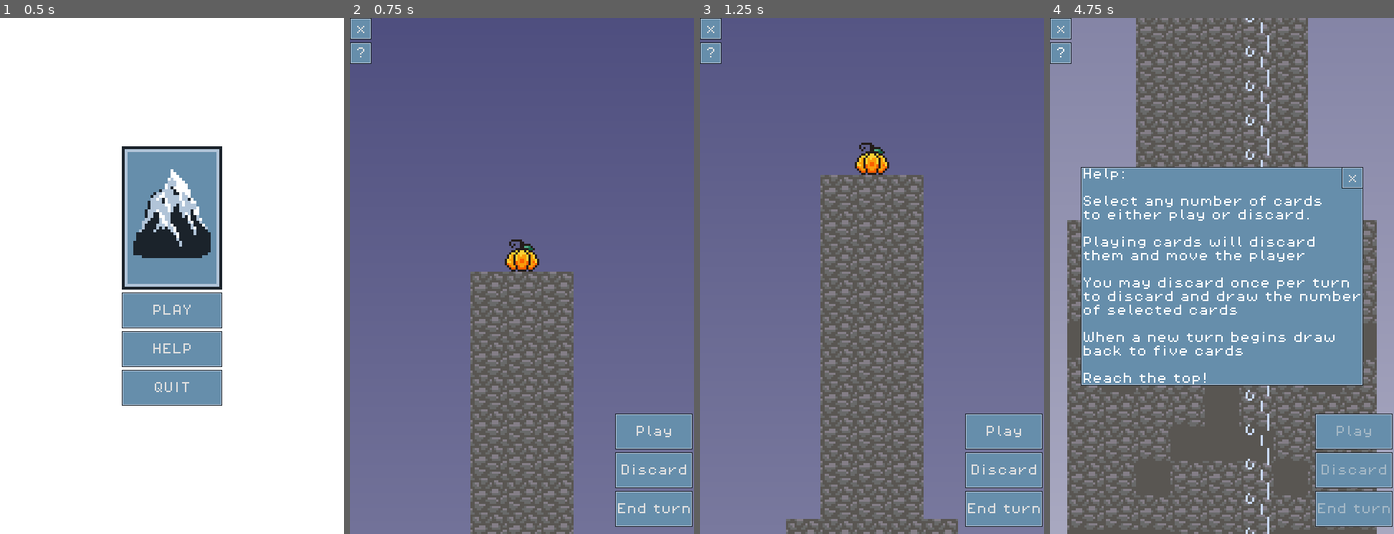
Above: before the commit, frames 1-4 (left to right).
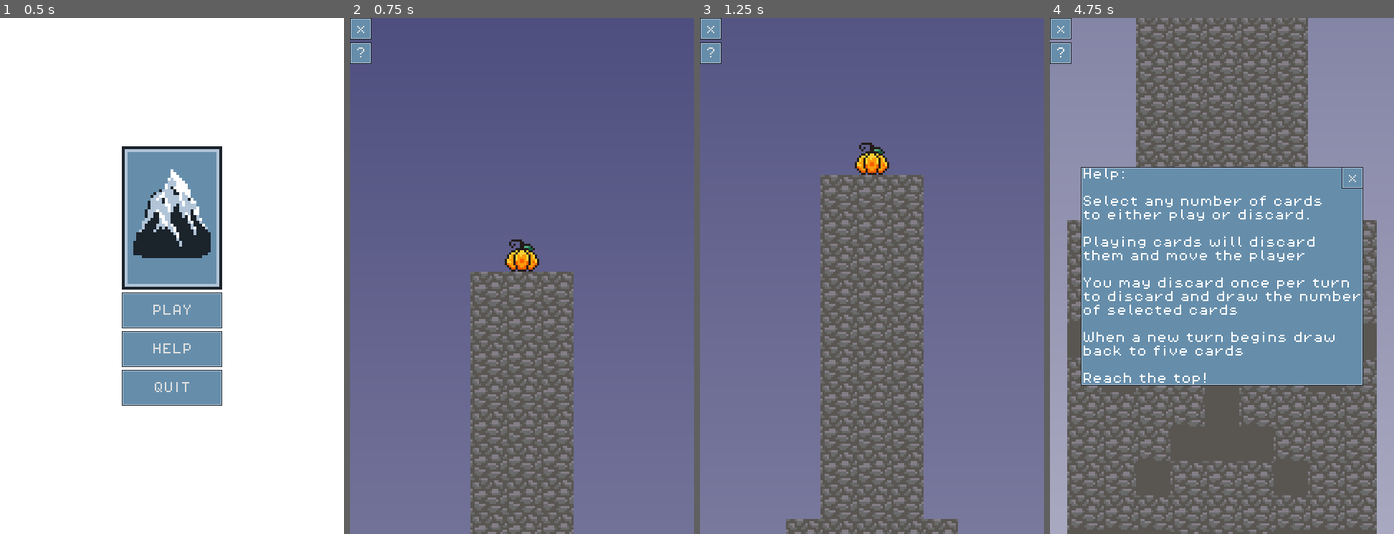
Above: after the commit, the same moments.

Repository: cbouwense/Scale-the-Summit
Game: Godot game, scene res://scenes/main_menu.tscn
Two runs of this game, one before a commit and one after it. Both use one fixed random seed, a clock stepped at 60 frames per second and the inputs below.
Inputs (mouse positions are in pixels of both pictures, inside the frame that each line leads up to):
- Up to frame 1 (0.5 s): no input
- Up to frame 2 (0.75 s): click "PLAY" at 0.5 s
- Up to frame 3 (1.25 s): no input
- Up to frame 4 (4.75 s): click (1352, 472) at 1.25 s, where only the run before the commit has a clickable "Discard"; click (1352, 508) at 2 s, where only the run before the commit has a clickable "End turn"; click "?" at 2.75 s; click "?" at 3.5 s; click "?" at 4.25 s

Frame 1 is identical in both runs. In frame 2, 4.7% of the frame differs, in the area x 77-100%, y 76-99%; in frame 3, 3.2%; in frame 4, 5.1%, in the area x 56-100%, y 0-100%.

Commit message:
Add notifications Disable actions on win or lose

Diff:
--- a/scenes/game.tscn
+++ b/scenes/game.tscn
@@ -459,6 +459,7 @@
 layout_mode = 2
 
 [node name="PlayCards" type="Button" parent="CardManager/MarginContainer/VBoxContainer/MarginContainer/MainStuff/HBoxContainer"]
+visible = false
 custom_minimum_size = Vector2(108, 50)
 layout_mode = 2
 size_flags_horizontal = 4
@@ -469,6 +470,7 @@
 card_manager_path = NodePath("../../../../../..")
 
 [node name="DiscardCards" type="Button" parent="CardManager/MarginContainer/VBoxContainer/MarginContainer/MainStuff/HBoxContainer"]
+visible = false
 custom_minimum_size = Vector2(108, 50)
 layout_mode = 2
 size_flags_horizontal = 4
@@ -479,6 +481,7 @@
 card_manager_path = NodePath("../../../../../..")
 
 [node name="EndTurn" type="Button" parent="CardManager/MarginContainer/VBoxContainer/MarginContainer/MainStuff/HBoxContainer"]
+visible = false
 custom_minimum_size = Vector2(108, 50)
 layout_mode = 2
 size_flags_horizontal = 4
--- /dev/null
+++ b/scenes/notification.tscn
@@ -0,0 +1,25 @@
+[gd_scene load_steps=4 format=3 uid="uid://b34wfeq3omoj5"]
+
+[ext_resource type="Theme" uid="uid://gl5sre36a7ms" path="res://resources/main_theme.tres" id="1_4opjo"]
+[ext_resource type="Script" path="res://scripts/notification.gd" id="2_o2qlb"]
+
+[sub_resource type="StyleBoxEmpty" id="StyleBoxEmpty_u4rry"]
+
+[node name="notification" type="Label"]
+z_index = 5
+anchors_preset = 8
+anchor_left = 0.5
+anchor_top = 0.5
+anchor_right = 0.5
+anchor_bottom = 0.5
+offset_left = -48.0
+offset_top = -17.5
+offset_right = 48.0
+offset_bottom = 17.5
+grow_horizontal = 2
+grow_vertical = 2
+theme = ExtResource("1_4opjo")
+theme_override_styles/normal = SubResource("StyleBoxEmpty_u4rry")
+text = "PAIR!
++1 draw"
+script = ExtResource("2_o2qlb")
--- a/scenes/result_screen.tscn
+++ b/scenes/result_screen.tscn
@@ -1,7 +1,9 @@
-[gd_scene load_steps=3 format=3 uid="uid://b5bn82wgcef3y"]
+[gd_scene load_steps=4 format=3 uid="uid://b5bn82wgcef3y"]
 
 [ext_resource type="Script" path="res://scripts/result_screen.gd" id="1_1bb2i"]
 [ext_resource type="Theme" uid="uid://gl5sre36a7ms" path="res://resources/main_theme.tres" id="2_6cnea"]
+
+[sub_resource type="StyleBoxEmpty" id="StyleBoxEmpty_fd2gi"]
 
 [node name="result_screen" type="Control"]
 z_index = 10
@@ -37,6 +39,7 @@
 layout_mode = 2
 theme = ExtResource("2_6cnea")
 theme_override_font_sizes/font_size = 32
+theme_override_styles/normal = SubResource("StyleBoxEmpty_fd2gi")
 text = "YOU DIED"
 horizontal_alignment = 1
 vertical_alignment = 1
--- a/scripts/card_manager.gd
+++ b/scripts/card_manager.gd
@@ -33,6 +33,7 @@
 @export var selected_card_count: int = 0
 
 @onready var card_scene = preload("res://scenes/card.tscn")
+@onready var notification_scene = preload("res://scenes/notification.tscn")
 
 const avalanche_x_positions = [-24, -8, 8, 24, 42]
 
@@ -51,8 +52,19 @@
 func start_game() -> void:
 	initialize_deck()
 	reset()
+	enable_actions()
+
+func enable_actions():
+	hand.visible = true
+	play_cards_button.visible = true
 	discard_button.visible = true
 	end_turn_button.visible = true
+
+func disable_actions():
+	hand.visible = false
+	play_cards_button.visible = false
+	discard_button.visible = false
+	end_turn_button.visible = false
 
 func initialize_deck():
 	for action in starting_deck:
@@ -104,6 +116,7 @@
 	var has_pair = false
 	var pairs = 0
 
+
 	# Check for three of a kind and pair
 	for key in counts:
 		if counts[key] == 3:
@@ -112,14 +125,23 @@
 			has_pair = true
 			pairs += 1
 
+	var draws = 0
 	# Determine hand type
 	if has_three_of_a_kind and has_pair:
-		return 5
+		display_notification("FULL HOUSE!\n+5 Draw")
+		draws = 5
+		await get_tree().create_timer(0.2).timeout
 	elif has_three_of_a_kind:
-		return 2
+		display_notification("THREE OF A KIND!\n+2 Draw")
+		draws = 2
+		await get_tree().create_timer(0.2).timeout
 	else:
-		return 1 * pairs
-	return 0
+		for i in range(1 * pairs):
+			draws += 1
+			display_notification("PAIR!\n+1 Draw")
+			await get_tree().create_timer(0.2).timeout
+
+	return draws
 
 func play_cards():
 	play_cards_button.set_disabled(true)
@@ -130,7 +152,7 @@
 		card.make_player_do_something.emit(card.action)
 		card.reparent(discard) # Move from hand to the Discard
 		await get_tree().create_timer(.2).timeout # Sleep
-	var draws = check_for_hand(selected_cards)
+	var draws = await check_for_hand(selected_cards)
 	for i in range(draws):
 		draw_card()
 		await get_tree().create_timer(.2).timeout # Sleep
@@ -233,3 +255,8 @@
 	new_card.action = action
 	new_card.initialize(player, discard, self)
 	deck.add_child(new_card)
+
+func display_notification(text):
+	var new_notification = notification_scene.instantiate()
+	new_notification.notification = text
+	add_child(new_notification)
--- a/scripts/game.gd
+++ b/scripts/game.gd
@@ -40,6 +40,7 @@
 			card_manager.start_game()
 
 func lose():
+	card_manager.disable_actions()
 	$Layer0.queue_free()
 	$Avalanche.queue_free()
 	$Wind.queue_free()
@@ -50,6 +51,7 @@
 	card_manager.add_child(result_instance)
 
 func win():
+	card_manager.disable_actions()
 	$Layer0.queue_free()
 	$Avalanche.queue_free()
 	$Wind.queue_free()
--- /dev/null
+++ b/scripts/notification.gd
@@ -0,0 +1,19 @@
+extends Label
+
+var notification = "NO NOTIFICATION"
+
+# Called when the node enters the scene tree for the first time.
+func _ready():
+	text = notification
+	modulate.a = 0
+	show()
+	set_as_top_level(true)
+	var tween = get_tree().create_tween().set_parallel(true).set_ease(Tween.EASE_OUT)
+	tween.tween_property(self, "modulate:a", 1, 1)
+	tween.tween_property(self, "position:y", position.y - 100, .5)
+	tween.set_parallel(false)
+	tween.tween_property(self, "modulate:a", 0, 2)
+	tween.set_parallel(true)
+	tween.tween_property(self, "position:y", position.y - 150, 2)
+	await tween.finished
+	queue_free()
Not shown, changed: out/index.html
Not shown, changed: out/index.pck
